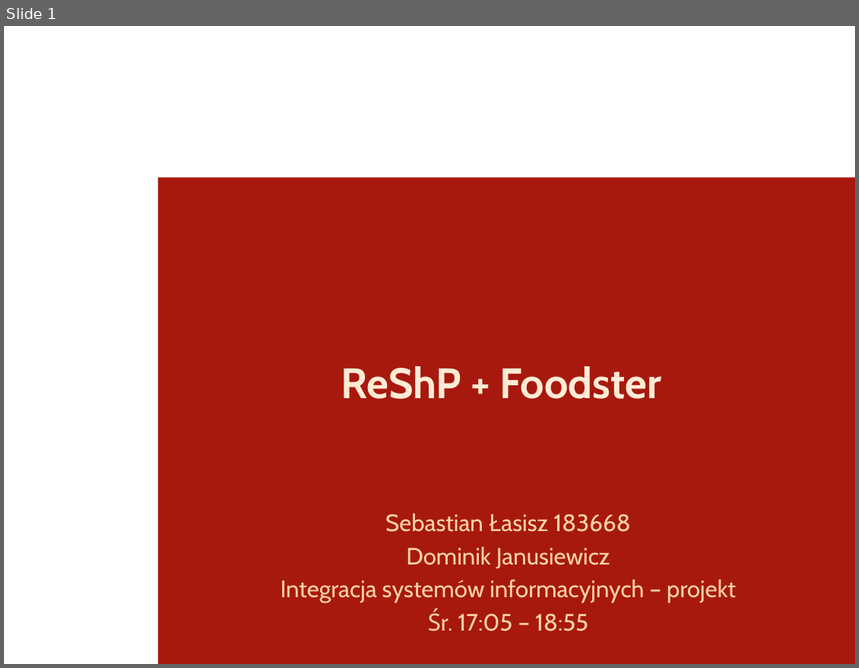
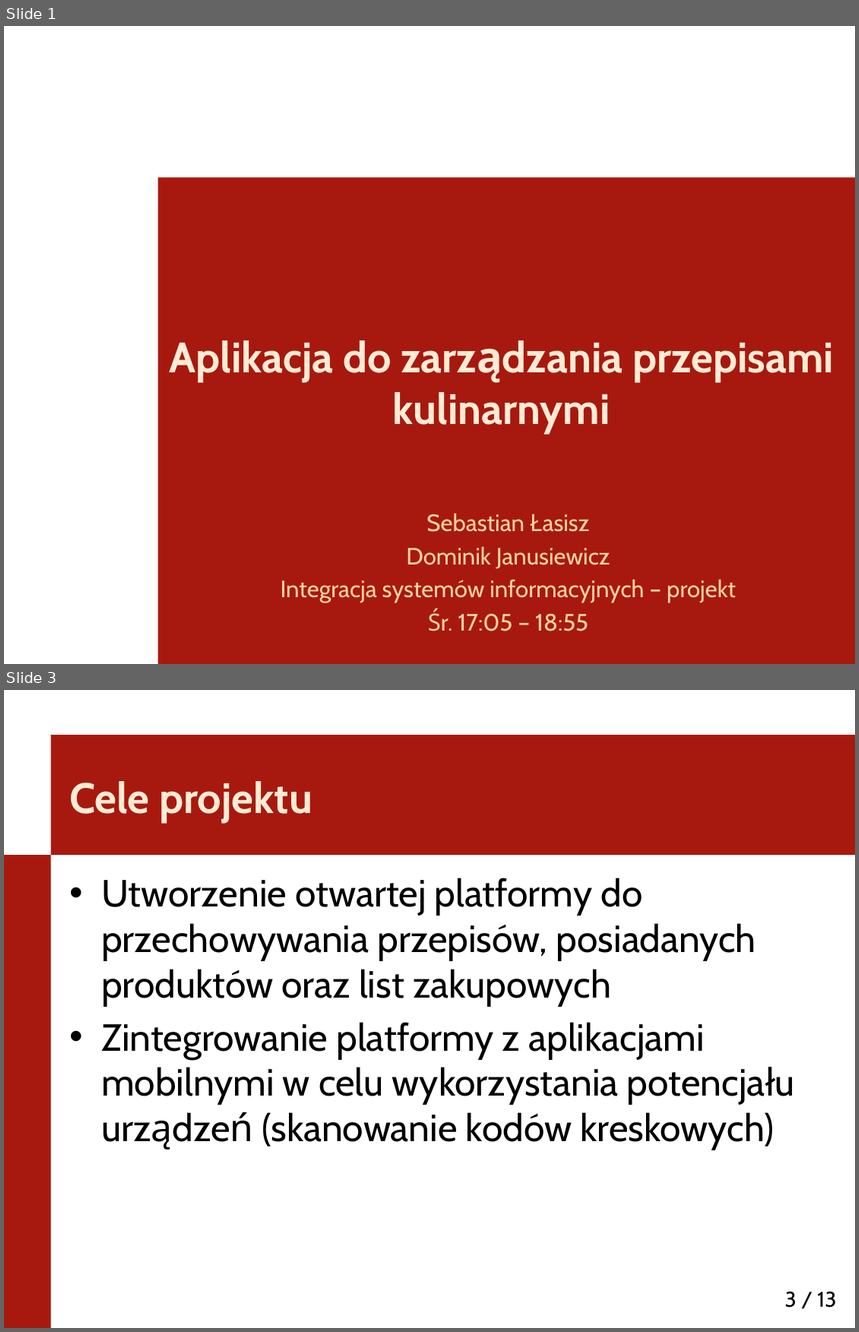
Before and after one commit to SebastianLasisz/Przepisy, a slide deck: doc/Presentation.pptx. Shown one above the other, each under a label of ours: slide 1 before the commit, slides 1 and 3 after it; the slides between them are not shown. The pictures are 859x668 and 859x1332 pixels, drawn with LibreOffice and Linux fonts; fonts in the diff are those of the drawing; background and template pictures are left out. Boxes give left, top, right and bottom in pixels: in the first picture for what was removed or moved away, otherwise in the second. Text is boxed around its words. In the diff, an @@ line names an element or a change of style, - is before the commit and + after.

```diff
--- a/doc/Presentation.pptx
+++ b/doc/Presentation.pptx
@@ slide 3 added at (4, 690, 855, 1328), background #FFFFFF @@
@@ rectangle added at (51, 735, 855, 855), fill #A7190E @@
@@ title added at (69, 781, 313, 823), 36 pt, text #FFEBD5, bold @@
+Cele projektu
@@ rectangle added at (4, 855, 51, 1328), fill #A7190E @@
@@ text added at (101, 878, 774, 1149), 32 pt, text #000000 @@
+• Utworzenie otwartej platformy do przechowywania przepisów, posiadanych produktów oraz list zakupowych
+• Zintegrowanie platformy z aplikacjami mobilnymi w celu wykorzystania potencjału urządzeń (skanowanie kodów kreskowych)
@@ page number added at (785, 1292, 836, 1308), 18 pt, text #000000 @@
+3 / 13
@@ slide 1 changed as well @@
@@ title at (169, 341, 834, 433): text changed @@
-ReShP + Foodster
+Aplikacja do zarządzania przepisami kulinarnymi
@@ subtitle at (427, 513, 525, 532): text changed @@
-Sebastian Łasisz 183668
+Sebastian Łasisz
```
Also in this commit, not shown: 2 other slides changed, 9 other slides added, 4 slides removed, 8 other files.
